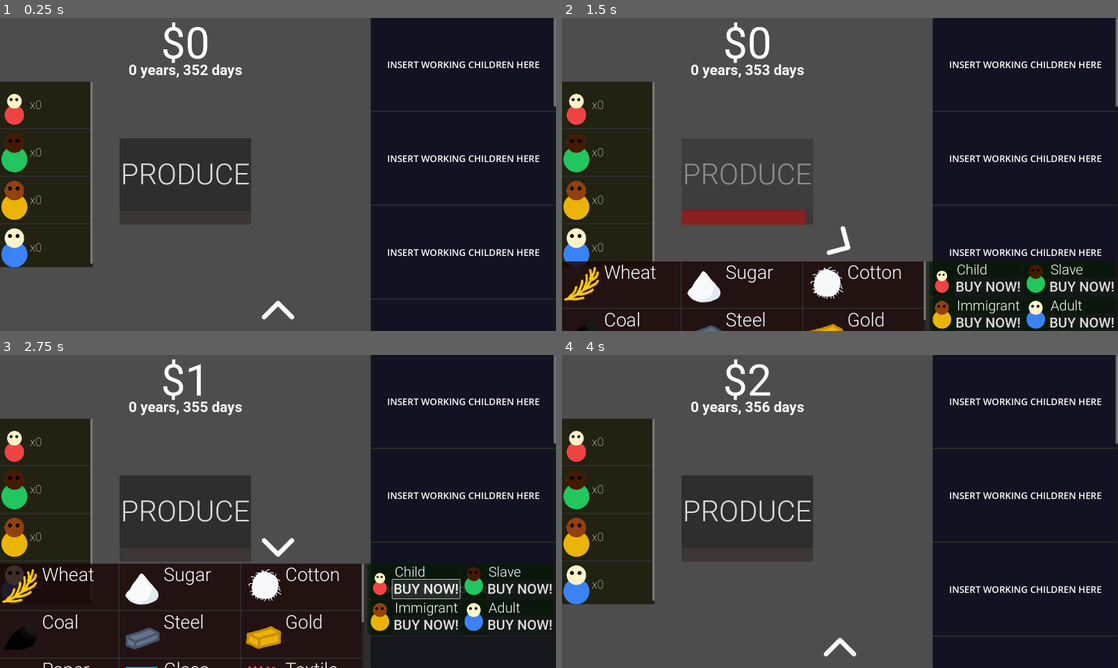
Above: before the commit, frames 1-4 (two rows, left to right).
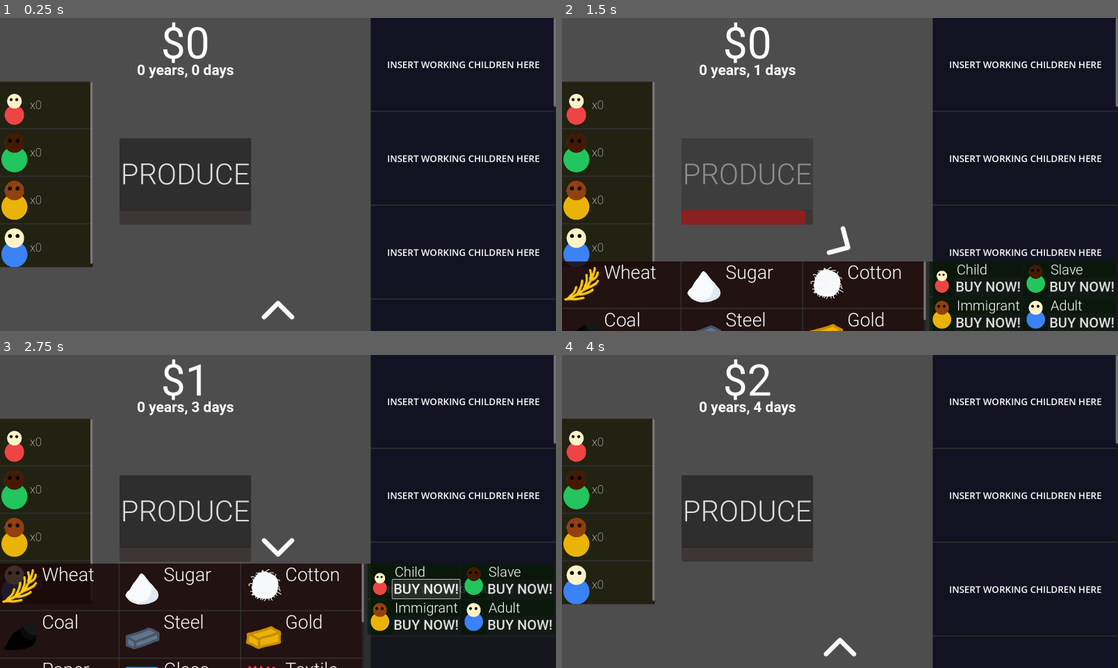
Above: after the commit, the same moments.

Repository: LowBudgetGameDev/Industrial-Revolution-Game
Game: Godot game, scene res://Scenes/Game_Scene.tscn
The game is run twice, just before and just after one commit, with the same random seed, the same clock (stepped at 60 frames per second) and the same inputs.
Inputs (mouse positions are in pixels of both pictures, inside the frame that each line leads up to):
- Up to frame 1 (0.25 s): no input
- Up to frame 2 (1.5 s): click "PRODUCE" at 0.5 s; click (840, 312) at 1.25 s
- Up to frame 3 (2.75 s): click "BUY NOW!" at 2 s
- Up to frame 4 (4 s): click "PRODUCE" at 2.75 s; click (840, 545) at 3.5 s

The runs differ from the first frame. In frame 1, 0.4% of the frame differs, in the area x 23-44%, y 14-20%; in frame 2, 0.4%; in frame 3, 0.4%; in frame 4, 0.4%.

Commit message:
fucked up time. now time work

Diff:
--- a/Scripts/TimeManager.gd
+++ b/Scripts/TimeManager.gd
@@ -6,7 +6,7 @@
 
 var _seconds_per_year := 300.0
 var _seconds_per_day : float
-var _timer := 290.0
+var _timer := 0.0
 var _days := 0
 var _years := 0
 
